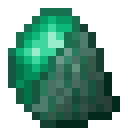
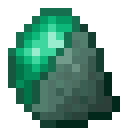
Before/after of a 128 x 128 layered artwork. What changed in the layer stack:
painted on "top_dirt copy" over (x1=32, y1=32, x2=104, y2=120)
